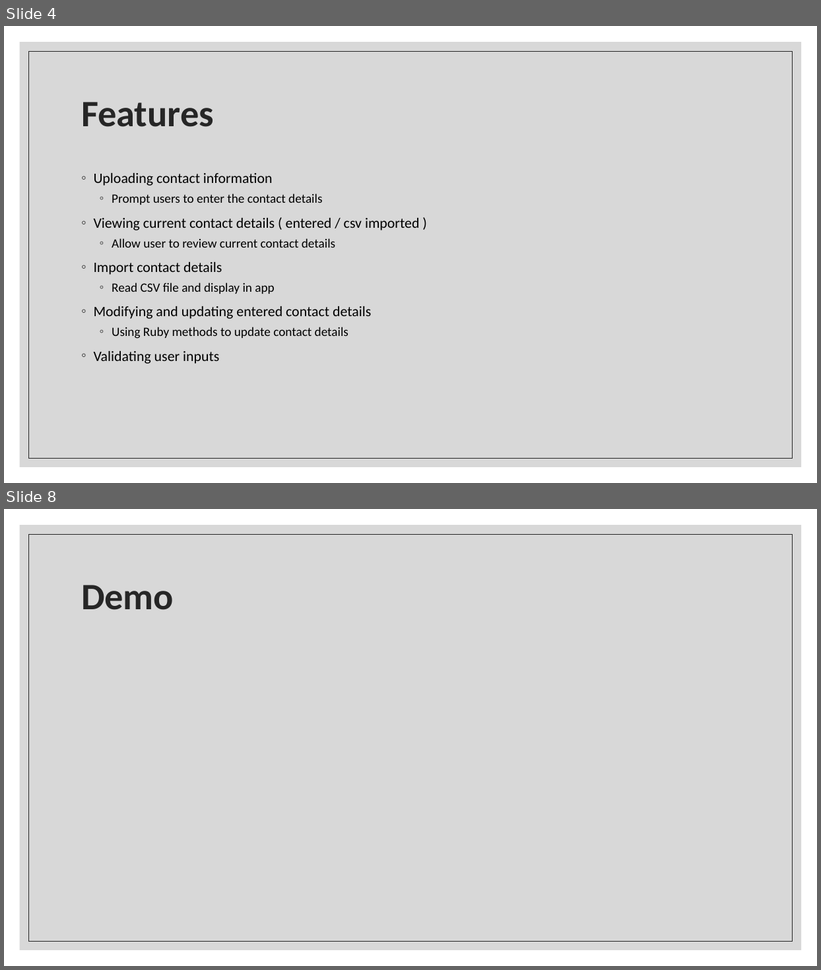
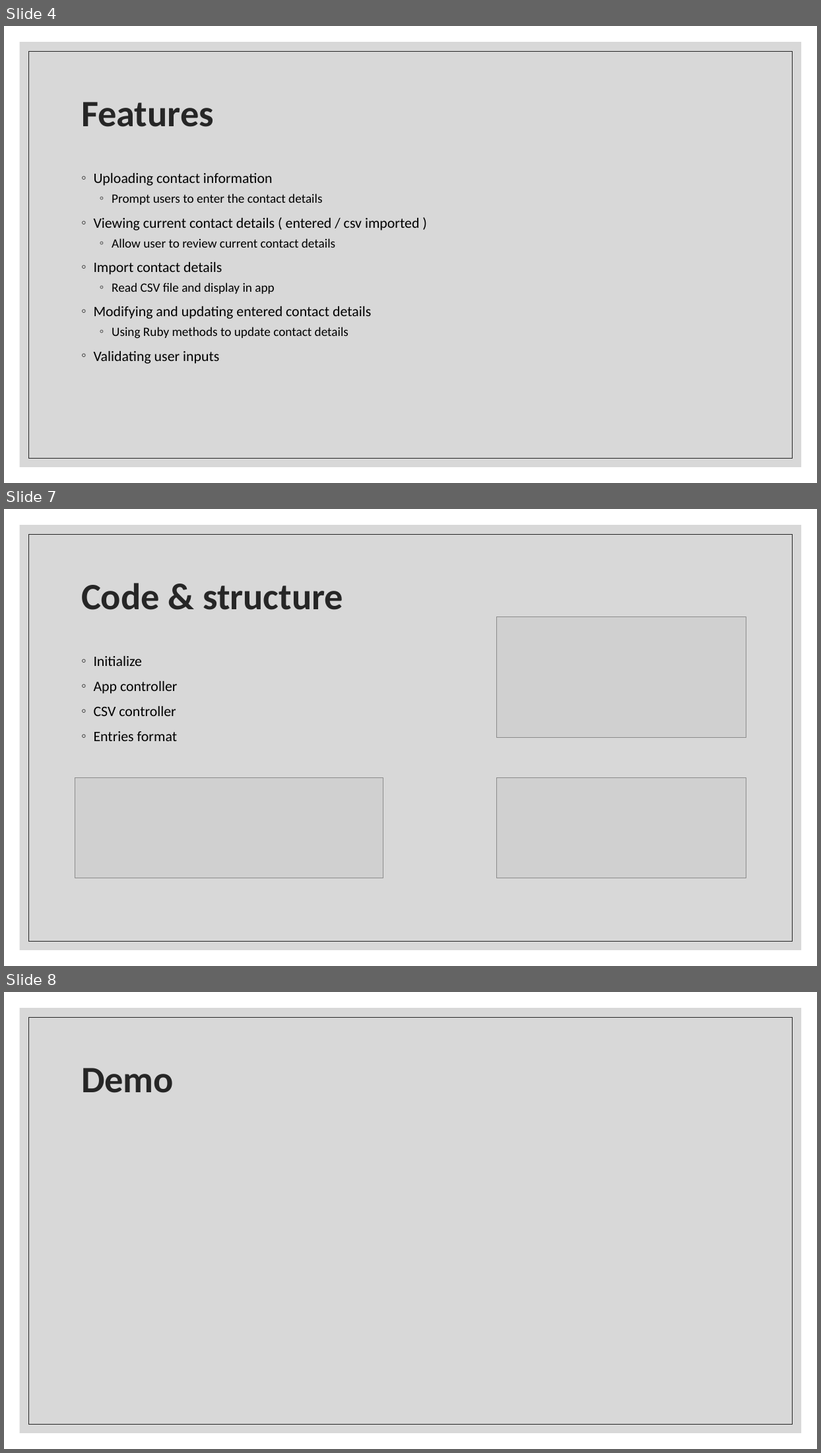
Before and after one commit to haden-liu/T1A3, a slide deck: Presentation1.pptx. Shown one above the other, each under a label of ours: slides 4 and 8 before the commit, slides 4, 7 and 8 after it; the slides between them are not shown. The pictures are 821x970 and 821x1453 pixels, drawn with LibreOffice and Linux fonts; fonts in the diff are those of the drawing; grey boxes stand for pictures. Boxes give left, top, right and bottom in pixels: in the first picture for what was removed or moved away, otherwise in the second. Text is boxed around its words. In the diff, an @@ line names an element or a change of style, - is before the commit and + after.

```diff
--- a/Presentation1.pptx
+++ b/Presentation1.pptx
@@ slide 7 added at <box>4,509,817,966</box>, background #FFFFFF; not listed: 2 template elements that a slide beside it also shows @@
@@ title added at <box>81,583,343,610</box>, 44 pt, text #262626, bold @@
+Code & structure
@@ picture added at <box>497,617,746,738</box> @@
@@ text added at <box>94,656,177,741</box>, 17 pt, text #000000 @@
+◦ Initialize
+◦ App controller
+◦ CSV controller
+◦ Entries format
@@ picture added at <box>75,778,384,879</box> @@
@@ picture added at <box>497,778,746,879</box> @@
```
Also in this commit, not shown: 3 slides changed, 12 other files.
